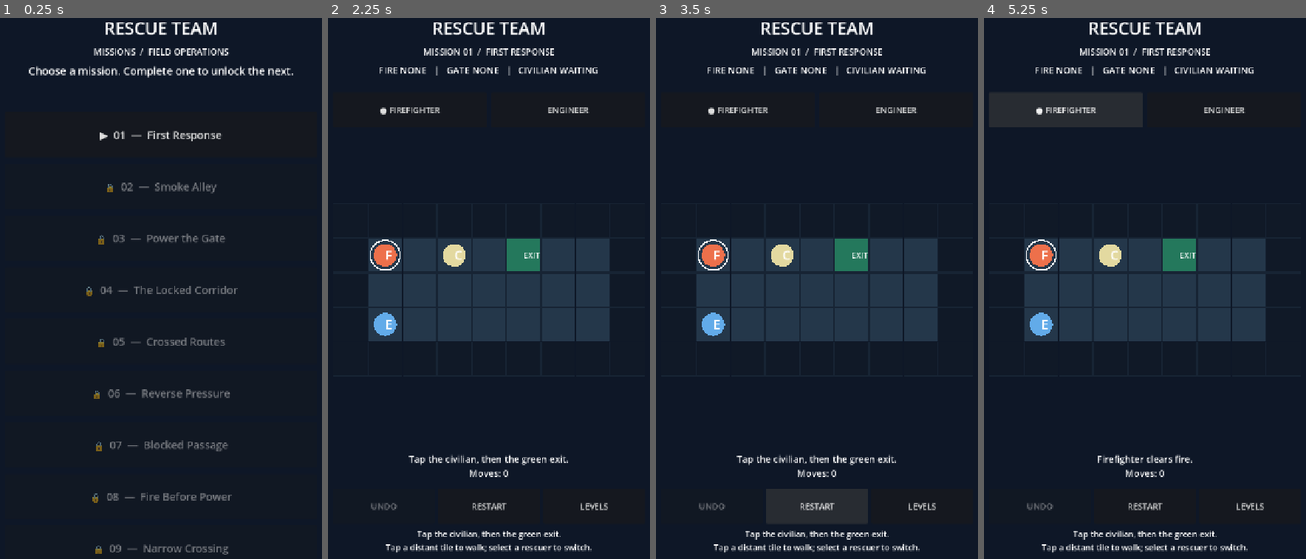
Above: before the commit, frames 1-4 (left to right).
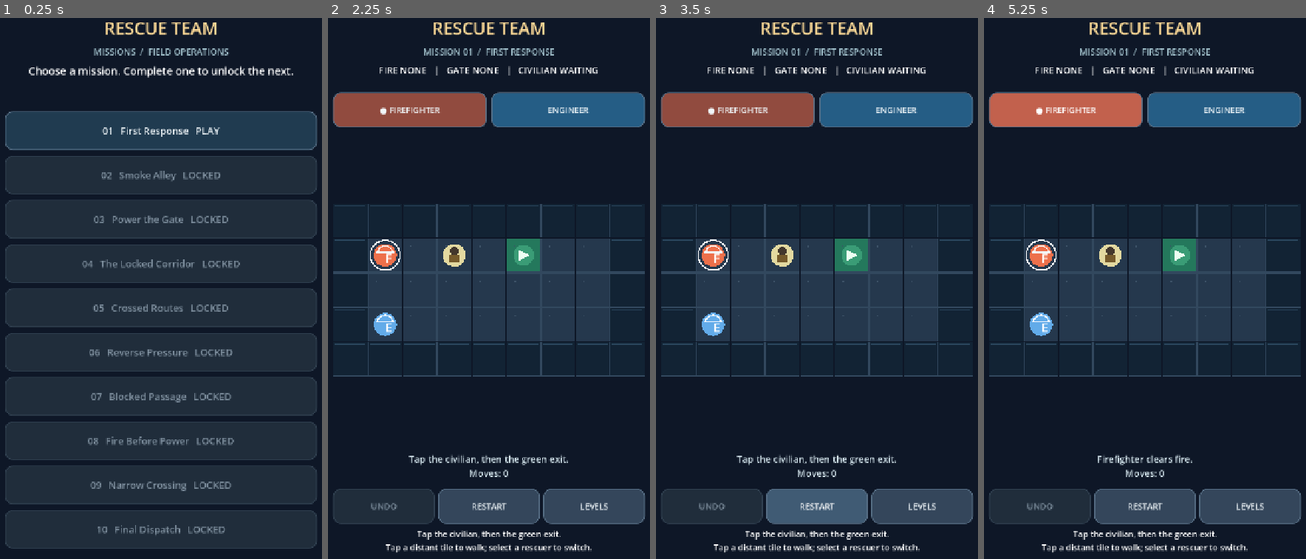
Above: after the commit, the same moments.

Repository: spider-su/rescue-team
Game: Godot game, scene res://scenes/main.tscn
Same seed, same stepped clock (60 frames per second), same inputs: the game is played once before the commit and once after it.
Inputs:
- Up to frame 1 (0.25 s): no input
- Up to frame 2 (2.25 s): click "▶ 01 — First Response" (after the commit: "01 First Response PLAY") at 0.5 s; click "LEVELS" at 1.25 s; click "▶ 01 — First Response" (after the commit: "01 First Response PLAY") at 2 s
- Up to frame 3 (3.5 s): click "RESTART" at 2.75 s
- Up to frame 4 (5.25 s): click "RESTART" at 3.5 s; click "RESTART" at 4.25 s; click "● FIREFIGHTER" at 5 s

The runs differ from the first frame. In frame 1, 17% of the frame differs, in the area x 1-99%, y 0-100%; in frame 2, 14%; in frame 3, 14%; in frame 4, 14%.

Commit message:
style: scrollable ten-mission menu and original rescue board visuals

Diff:
--- a/scripts/board_view.gd
+++ b/scripts/board_view.gd
@@ -6,9 +6,9 @@
 var animated_role: String = ""
 var animated_position: Vector2 = Vector2.ZERO
 
-const FLOOR = Color("#24374a")
-const WALL = Color("#101927")
-const GRID = Color("#172434")
+const FLOOR = Color("#25384d")
+const WALL = Color("#122334")
+const GRID = Color("#32485e")
 const TEXT = Color("#ffffff")
 
 func _ready() -> void:
@@ -43,16 +43,18 @@
 				"gate": color = Color("#923c49")
 				"open_gate": color = Color("#36734c")
 			draw_rect(rect, color, true)
-			draw_rect(rect, GRID, false, 1.5)
+			draw_rect(rect, GRID, false, 1.0)
+			if tile == "wall":
+				draw_line(rect.position + Vector2(3.0, 4.0), rect.position + Vector2(rect.size.x - 4.0, 4.0), Color("#2a465d"), 2.0)
+			else:
+				draw_circle(rect.position + rect.size * 0.24, step * 0.023, Color("#3d5267"))
 			var center := rect.get_center()
 			if tile == "switch":
 				draw_arc(center, step * 0.28, 0.0, TAU, 28, Color("#8dd4ff"), 3.0)
-			elif tile == "gate":
-				_draw_icon(center, "LOCK", step * 0.24)
-			elif tile == "open_gate":
-				_draw_icon(center, "OPEN", step * 0.24)
+			elif tile == "gate" or tile == "open_gate":
+				_draw_gate(center, step, tile == "open_gate")
 			elif tile == "exit":
-				_draw_icon(center, "EXIT", step * 0.23)
+				_draw_exit(center, step)
 
 	# Route dots make one-tap movement visible before and during animation.
 	for cell in route_preview:
@@ -82,7 +84,47 @@
 		draw_rect(Rect2(center - Vector2.ONE * step * 0.32, Vector2.ONE * step * 0.64), color, true)
 	else:
 		draw_circle(center, step * 0.33, color)
-	_draw_icon(center, symbol, step * (0.22 if symbol.length() > 1 else 0.38))
+	if is_box:
+		draw_rect(Rect2(center - Vector2.ONE * step * 0.25, Vector2.ONE * step * 0.50), Color("#e9b36c"), false, 2.5)
+		draw_line(center + Vector2(-step * 0.23, -step * 0.23), center + Vector2(step * 0.23, step * 0.23), Color("#71442d"), 3.0)
+	elif symbol == "!":
+		var flame := PackedVector2Array([
+			center + Vector2(-step * 0.22, step * 0.28),
+			center + Vector2(-step * 0.19, -step * 0.06),
+			center + Vector2(-step * 0.02, -step * 0.37),
+			center + Vector2(step * 0.11, -step * 0.06),
+			center + Vector2(step * 0.22, -step * 0.23),
+			center + Vector2(step * 0.27, step * 0.20),
+			center + Vector2(step * 0.06, step * 0.35)
+		])
+		draw_colored_polygon(flame, Color("#ffe39c"))
+	elif symbol == "C":
+		draw_circle(center + Vector2(0, -step * 0.12), step * 0.12, Color("#43372c"))
+		draw_rect(Rect2(center + Vector2(-step * 0.15, 0), Vector2(step * 0.30, step * 0.20)), Color("#755a2b"))
+	else:
+		# Original simple responder helmet silhouettes, no third-party sprite assets.
+		draw_arc(center + Vector2(0, -step * 0.05), step * 0.22, PI, TAU, 18, Color("#ffffff", 0.85), 3.0)
+		draw_line(center + Vector2(-step * 0.26, -step * 0.08), center + Vector2(step * 0.26, -step * 0.08), Color("#f1f6ff"), 3.0)
+		_draw_icon(center + Vector2(0, step * 0.09), symbol, step * 0.36)
+
+func _draw_gate(center: Vector2, step: float, is_open: bool) -> void:
+	var color := Color("#b5e9c5") if is_open else Color("#ffb0a2")
+	draw_rect(Rect2(center - Vector2(step * 0.32, step * 0.34), Vector2(step * 0.64, step * 0.68)), color, false, 3.0)
+	if is_open:
+		draw_line(center + Vector2(-step * 0.10, 0), center + Vector2(step * 0.02, step * 0.12), color, 4.0)
+		draw_line(center + Vector2(step * 0.02, step * 0.12), center + Vector2(step * 0.25, -step * 0.14), color, 4.0)
+	else:
+		for x in [-0.16, 0.0, 0.16]:
+			draw_line(center + Vector2(step * x, -step * 0.28), center + Vector2(step * x, step * 0.28), color, 3.0)
+
+func _draw_exit(center: Vector2, step: float) -> void:
+	draw_circle(center, step * 0.30, Color("#3a9c76"))
+	var arrow := PackedVector2Array([
+		center + Vector2(-step * 0.16, -step * 0.18),
+		center + Vector2(step * 0.16, 0),
+		center + Vector2(-step * 0.16, step * 0.18)
+	])
+	draw_colored_polygon(arrow, Color("#ecfff2"))
 
 func _draw_icon(center: Vector2, symbol: String, font_size: float) -> void:
 	draw_string(ThemeDB.fallback_font, center + Vector2(0.0, font_size * 0.36), symbol, HORIZONTAL_ALIGNMENT_CENTER, -1.0, int(font_size), TEXT)
@@ -91,7 +133,9 @@
 	animated_role = role
 	animated_position = Vector2(start)
 	var tween := create_tween()
-	tween.tween_method(_set_animated_position, Vector2(start), Vector2(target), 0.16)
+	tween.set_trans(Tween.TRANS_SINE)
+	tween.set_ease(Tween.EASE_IN_OUT)
+	tween.tween_method(_set_animated_position, Vector2(start), Vector2(target), 0.17)
 	await tween.finished
 	clear_animation()
 
--- a/scripts/rescue_game.gd
+++ b/scripts/rescue_game.gd
@@ -1,5 +1,5 @@
 extends Control
-## Five-mission prototype: mission picker, automatic routing and local unlocks.
+## Ten-mission vertical slice: scrollable mission picker, routing and saved unlocks.
 const RescueLevel = preload("res://scripts/rescue_level.gd")
 const BoardView = preload("res://scripts/board_view.gd")
 const LevelCatalog = preload("res://scripts/level_catalog.gd")
@@ -22,6 +22,7 @@
 var undo_button: Button
 var restart_button: Button
 var next_button: Button
+var menu_scroll: ScrollContainer
 var menu_panel: VBoxContainer
 var play_panel: VBoxContainer
 var level_buttons: Array[Button] = []
@@ -50,17 +51,24 @@
 	title_label.text = "RESCUE TEAM"
 	title_label.horizontal_alignment = HORIZONTAL_ALIGNMENT_CENTER
 	title_label.add_theme_font_size_override("font_size", 37)
+	title_label.add_theme_color_override("font_color", Color("#f9d795"))
 	layout.add_child(title_label)
 
 	subtitle_label = Label.new()
 	subtitle_label.horizontal_alignment = HORIZONTAL_ALIGNMENT_CENTER
 	subtitle_label.add_theme_font_size_override("font_size", 19)
+	subtitle_label.add_theme_color_override("font_color", Color("#a4c4cf"))
 	layout.add_child(subtitle_label)
 
+	menu_scroll = ScrollContainer.new()
+	menu_scroll.size_flags_vertical = Control.SIZE_EXPAND_FILL
+	menu_scroll.size_flags_horizontal = Control.SIZE_EXPAND_FILL
+	menu_scroll.horizontal_scroll_mode = ScrollContainer.SCROLL_MODE_DISABLED
+	layout.add_child(menu_scroll)
 	menu_panel = VBoxContainer.new()
-	menu_panel.size_flags_vertical = Control.SIZE_EXPAND_FILL
-	menu_panel.add_theme_constant_override("separation", 14)
-	layout.add_child(menu_panel)
+	menu_panel.size_flags_horizontal = Control.SIZE_EXPAND_FILL
+	menu_panel.add_theme_constant_override("separation", 12)
+	menu_scroll.add_child(menu_panel)
 
 	var instructions := Label.new()
 	instructions.text = "Choose a mission. Complete one to unlock the next."
@@ -72,8 +80,9 @@
 
 	for index in range(catalog.count()):
 		var button := Button.new()
-		button.custom_minimum_size.y = 98
-		button.add_theme_font_size_override("font_size", 23)
+		button.custom_minimum_size.y = 84
+		button.add_theme_font_size_override("font_size", 21)
+		_style_button(button, Color("#203b50"), Color("#2d5368"))
 		button.pressed.connect(_start_level.bind(index))
 		menu_panel.add_child(button)
 		level_buttons.append(button)
@@ -94,8 +103,10 @@
 	roles.add_theme_constant_override("separation", 10)
 	play_panel.add_child(roles)
 	firefighter_button = _button("FIREFIGHTER", roles)
+	_style_button(firefighter_button, Color("#914b3f"), Color("#c2614d"))
 	firefighter_button.pressed.connect(_on_role.bind(level.FIREFIGHTER))
 	engineer_button = _button("ENGINEER", roles)
+	_style_button(engineer_button, Color("#255d85"), Color("#397eac"))
 	engineer_button.pressed.connect(_on_role.bind(level.ENGINEER))
 
 	board = BoardView.new()
@@ -110,22 +121,27 @@
 	status_label.autowrap_mode = TextServer.AUTOWRAP_WORD_SMART
 	status_label.custom_minimum_size.y = 70
 	status_label.add_theme_font_size_override("font_size", 20)
+	status_label.add_theme_color_override("font_color", Color("#dceef5"))
 	play_panel.add_child(status_label)
 
 	var commands := HBoxContainer.new()
 	commands.add_theme_constant_override("separation", 8)
 	play_panel.add_child(commands)
 	undo_button = _button("UNDO", commands)
+	_style_button(undo_button, Color("#34465b"), Color("#405b74"))
 	undo_button.pressed.connect(_on_undo)
 	restart_button = _button("RESTART", commands)
+	_style_button(restart_button, Color("#34465b"), Color("#405b74"))
 	restart_button.pressed.connect(_on_restart)
 	var levels_button := _button("LEVELS", commands)
+	_style_button(levels_button, Color("#34465b"), Color("#405b74"))
 	levels_button.pressed.connect(_show_menu)
 
 	next_button = Button.new()
 	next_button.text = "NEXT MISSION"
 	next_button.custom_minimum_size.y = 72
 	next_button.add_theme_font_size_override("font_size", 21)
+	_style_button(next_button, Color("#29765b"), Color("#389971"))
 	next_button.pressed.connect(_next_level)
 	play_panel.add_child(next_button)
 
@@ -145,18 +161,41 @@
 	container.add_child(button)
 	return button
 
+func _style_button(button: Button, base: Color, hover: Color) -> void:
+	var normal := StyleBoxFlat.new()
+	normal.bg_color = base
+	normal.set_corner_radius_all(16)
+	normal.set_border_width_all(2)
+	normal.border_color = Color("#597188")
+	var hovered := normal.duplicate()
+	hovered.bg_color = hover
+	var pressed := normal.duplicate()
+	pressed.bg_color = hover.darkened(0.18)
+	var disabled := normal.duplicate()
+	disabled.bg_color = Color("#202d3b")
+	disabled.border_color = Color("#324252")
+	button.add_theme_stylebox_override("normal", normal)
+	button.add_theme_stylebox_override("hover", hovered)
+	button.add_theme_stylebox_override("pressed", pressed)
+	button.add_theme_stylebox_override("disabled", disabled)
+	button.add_theme_color_override("font_color", Color("#f1f7fa"))
+	button.add_theme_color_override("font_hover_color", Color.WHITE)
+	button.add_theme_color_override("font_disabled_color", Color("#8293a2"))
+
 func _show_menu() -> void:
 	if moving:
 		return
-	menu_panel.visible = true
+	menu_scroll.visible = true
 	play_panel.visible = false
 	subtitle_label.text = "MISSIONS  /  FIELD OPERATIONS"
 	for index in range(catalog.count()):
 		var data: Dictionary = catalog.load_level(index)
 		var button: Button = level_buttons[index]
 		button.disabled = not progress.unlocked(index, catalog)
-		var prefix := "✓" if progress.is_complete(data["id"]) else ("▶" if not button.disabled else "🔒")
-		button.text = "%s  %s  —  %s" % [prefix, data["id"], data["title"]]
+		var state := "DONE" if progress.is_complete(data["id"]) else ("PLAY" if not button.disabled else "LOCKED")
+		button.text = "%s   %s   %s" % [data["id"], data["title"], state]
+		if progress.is_complete(data["id"]):
+			button.text += "  |  BEST %d" % progress.best[data["id"]]
 
 func _start_level(index: int) -> void:
 	if moving or not progress.unlocked(index, catalog):
@@ -169,7 +208,7 @@
 	board.level = level
 	board.route_preview.clear()
 	board.clear_animation()
-	menu_panel.visible = false
+	menu_scroll.visible = false
 	play_panel.visible = true
 	subtitle_label.text = "MISSION %s  /  %s" % [level.level_id, level.title.to_upper()]
 	hint_label.text = level.hint + "\nTap a distant tile to walk; select a rescuer to switch."
